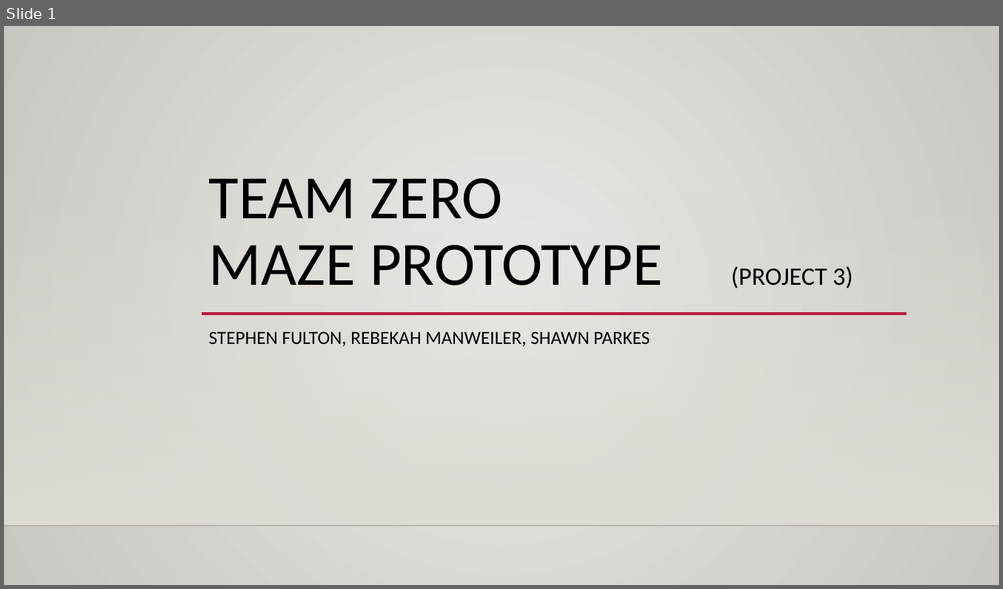
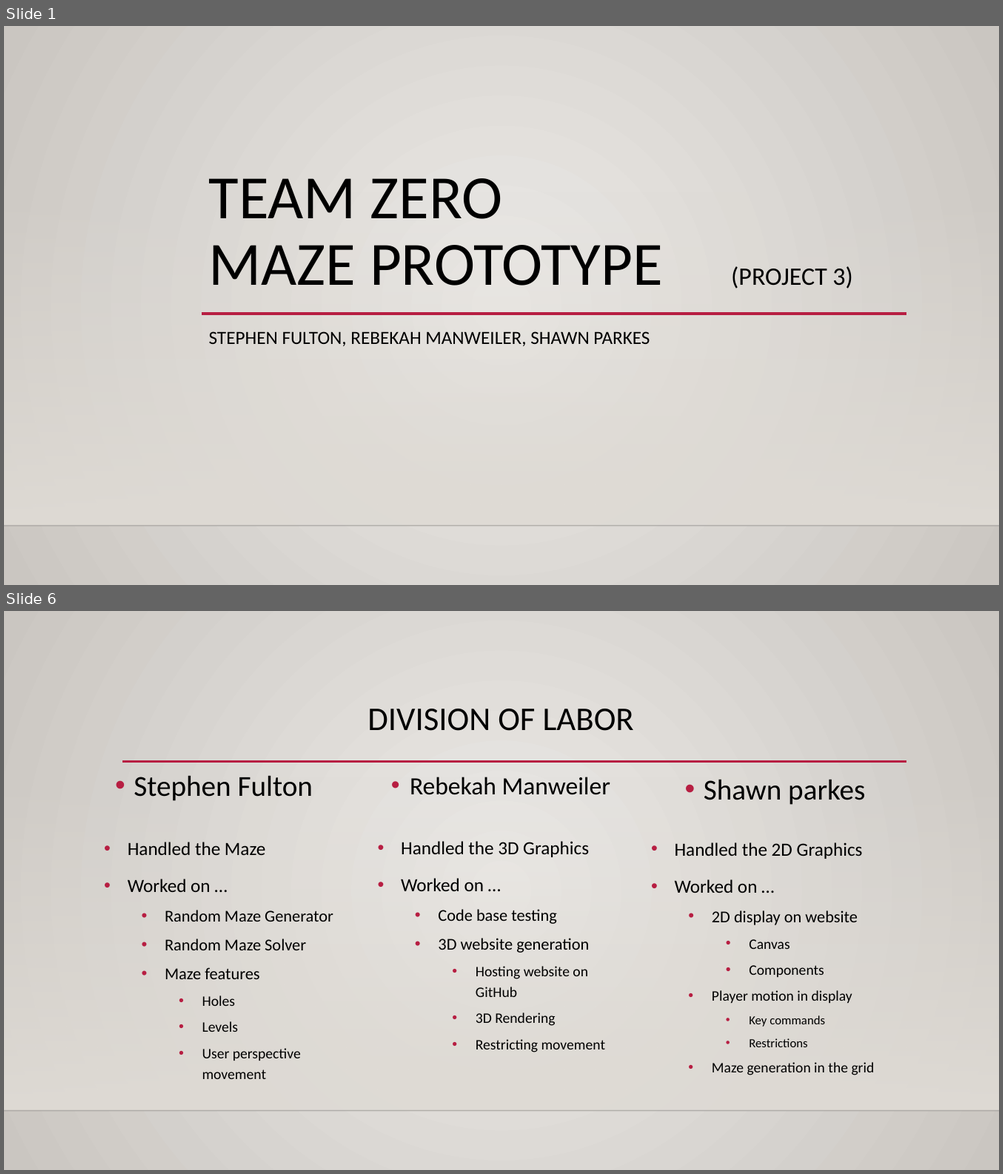
Before and after one commit to RebekahManweiler/MazeWalkThrough, a slide deck: MazePrototypePresentation.pptx. Shown one above the other, each under a label of ours: slide 1 before the commit, slides 1 and 6 after it; the slides between them are not shown. The pictures are 1003x589 and 1003x1174 pixels, drawn with LibreOffice and Linux fonts; fonts in the diff are those of the drawing; background and template pictures are left out. Boxes give left, top, right and bottom in pixels: in the first picture for what was removed or moved away, otherwise in the second. Text is boxed around its words. In the diff, an @@ line names an element or a change of style, - is before the commit and + after.

```diff
--- a/MazePrototypePresentation.pptx
+++ b/MazePrototypePresentation.pptx
@@ slide 6 added at (4,611,999,1170), background gradient #ECEAE7 to #CAC7C1; not listed: 2 template elements that a slide beside it also shows @@
@@ title added at (367,709,634,731), 32 pt, text #000000 @@
+DIVISION OF LABOR
@@ line added from (122, 762) to (907, 762), #B71E42 2.5 pt @@
@@ text added at (134,775,313,801), 28 pt, text #000000 @@
+• Stephen Fulton
@@ text added at (410,777,610,795), 24 pt, text #000000 @@
+• Rebekah Manweiler
@@ text added at (703,779,865,805), 28 pt, text #000000 @@
+• Shawn parkes
@@ text added at (128,842,333,1079), 16 pt, text #000000 @@
+• Handled the Maze
+• Worked on …
+  • Random Maze Generator
+  • Random Maze Solver
+  • Maze features
+    • Holes
+    • Levels
+    • User perspective movement
@@ text added at (401,841,606,1053), 14 pt, text #000000 @@
+• Handled the 3D Graphics
+• Worked on …
+  • Code base testing
+  • 3D website generation
+    • Hosting website on GitHub
+    • 3D Rendering
+    • Restricting movement
@@ text added at (674,843,874,1076), 14 pt, text #000000 @@
+• Handled the 2D Graphics
+• Worked on …
+  • 2D display on website
+    • Canvas
+    • Components
+  • Player motion in display
+    • Key commands
+    • Restrictions
+  • Maze generation in the grid
```
Also in this commit, not shown: 9 other slides added.
